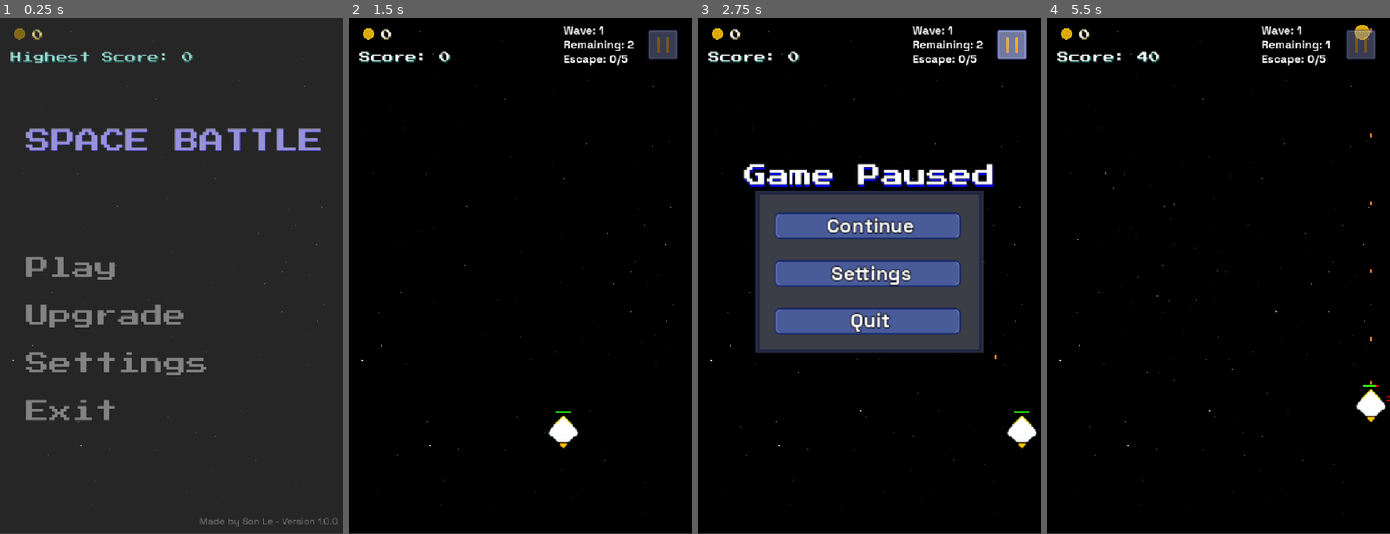
Above: before the commit, frames 1-4 (left to right).
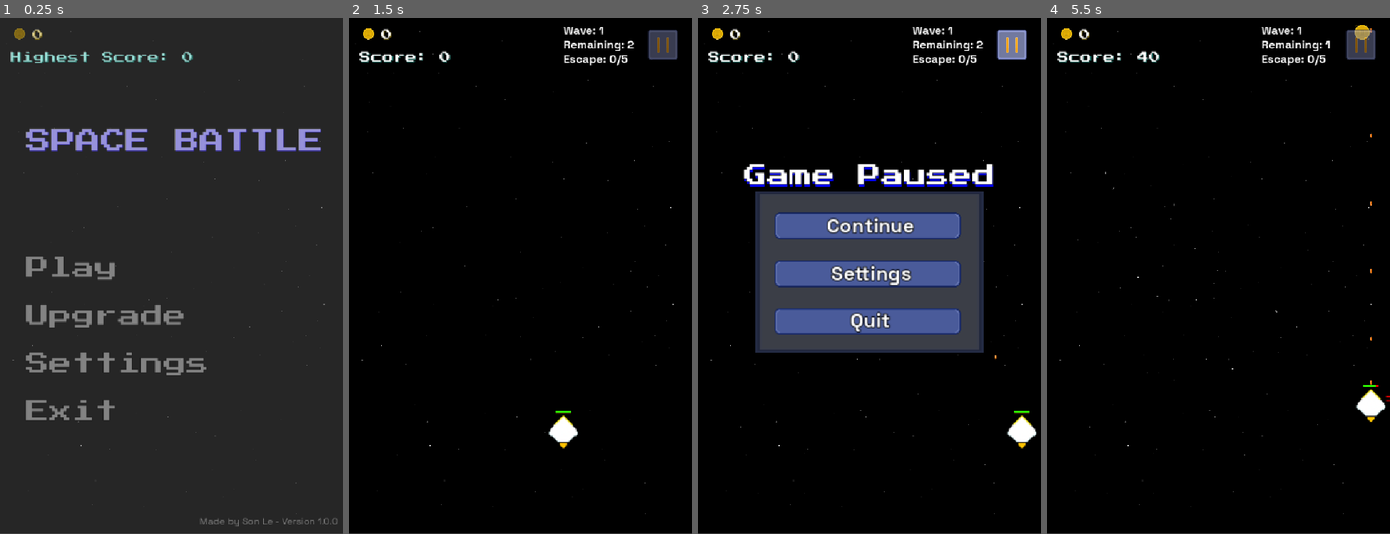
Above: after the commit, the same moments.

Repository: SonLe230906/space_battle_game
Game: Godot game, scene res://scenes/main.tscn
The game is run twice, just before and just after one commit, with the same random seed, the same clock (stepped at 60 frames per second) and the same inputs. Sound files missing from this copy of the repository are replaced by a short silence.
Inputs (mouse positions are in pixels of both pictures, inside the frame that each line leads up to):
- Up to frame 1 (0.25 s): no input
- Up to frame 2 (1.5 s): click "Play" at 0.5 s; tap Enter at 1.25 s; hold D (right) from 1.28 s (still down)
- Up to frame 3 (2.75 s): release D (right) at 2 s; click (1013, 43) at 2 s
- Up to frame 4 (5.5 s): click "Continue" at 2.75 s; tap Space at 3.5 s; hold S (down) 3.53-4.28 s; hold D (right) 4.28-5.03 s; hold W (up) from 5.03 s (still down)

The runs differ from the first frame. In frame 1, 1.0% of the frame differs, in the area x 3-95%, y 7-99%; in frame 2, 0.2%; in frame 3, 1.8%, in the area x 3-99%, y 1-91%; in frame 4, 0.3%.

Commit message:
First version (Changed some display settings for proper scaling).

Diff:
--- a/project.godot
+++ b/project.godot
@@ -23,7 +23,7 @@
 window/size/viewport_width=720
 window/size/viewport_height=1080
 window/stretch/mode="canvas_items"
-window/stretch/aspect="expand"
+window/handheld/orientation=1
 
 [input]
 
Not shown, added: export_presets.cfg
